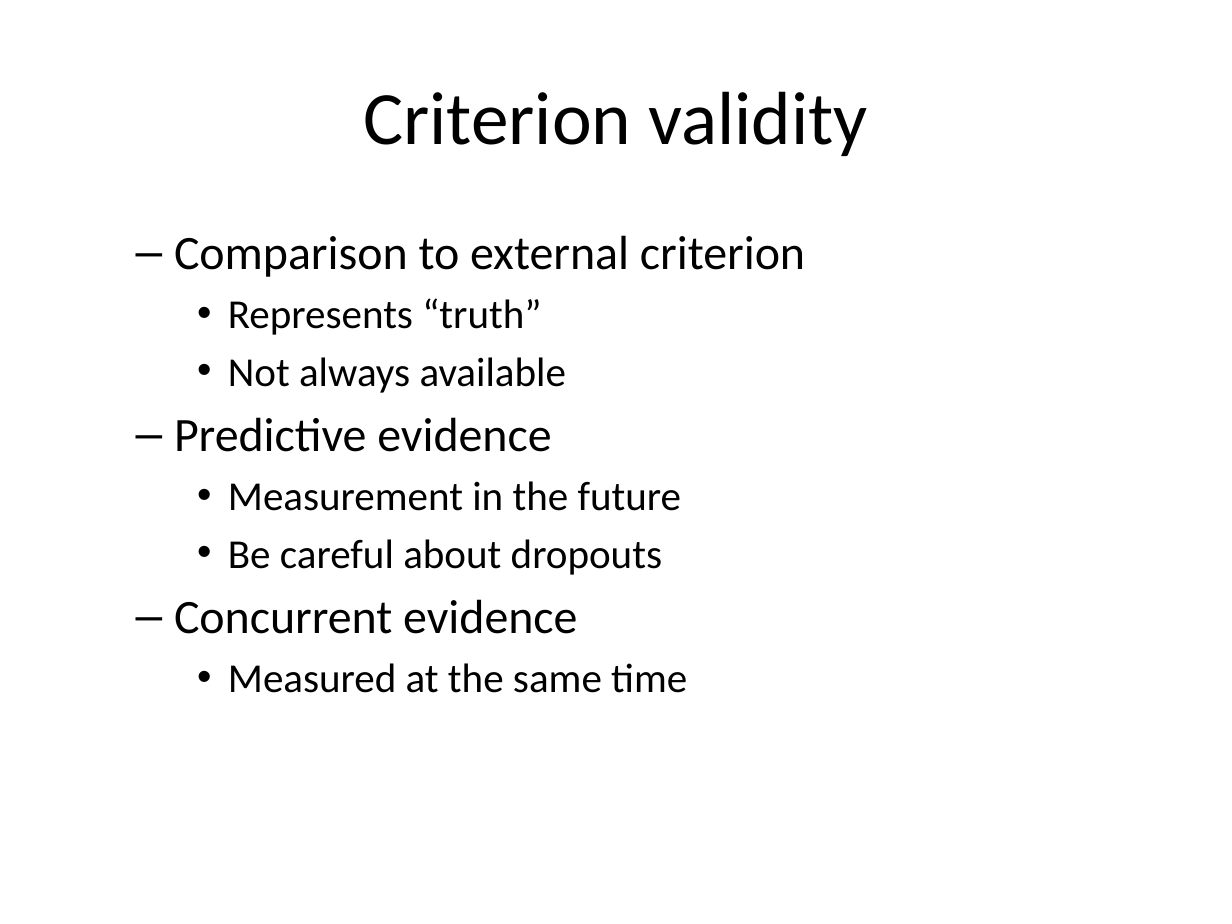
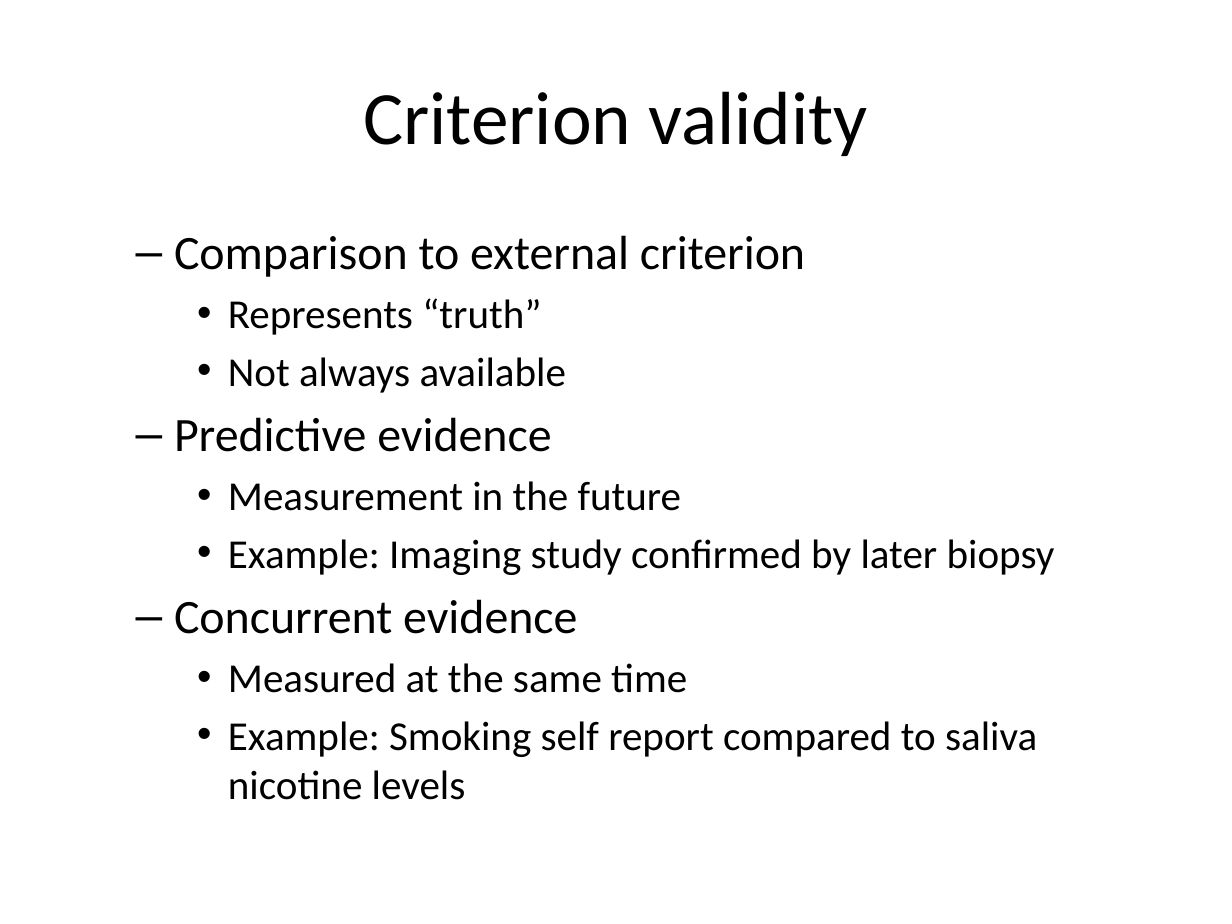
Before and after one commit to pmean/reliability-and-validity, a slide deck: slide 34 of src/rav.pptx (slide 30 before the commit). Drawn at 1232x924 pixels with LibreOffice and Linux fonts; fonts in the diff are those of the drawing. Boxes give left, top, right and bottom in pixels: in the first picture for what was removed or moved away, otherwise in the second. Text is boxed around its words. In the diff, an @@ line names an element or a change of style, - is before the commit and + after.

```diff
--- a/src/rav.pptx
+++ b/src/rav.pptx
@@ text at (228,539,1055,575): text changed @@
-    • Be careful about dropouts
+    • Example: Imaging study confirmed by later biopsy
@@ text at (228,721,1037,800): paragraph added @@
+    • Example: Smoking self report compared to saliva nicotine levels
```
Also in this commit, not shown: 6 other slides changed, 4 slides added, 18 other files.
